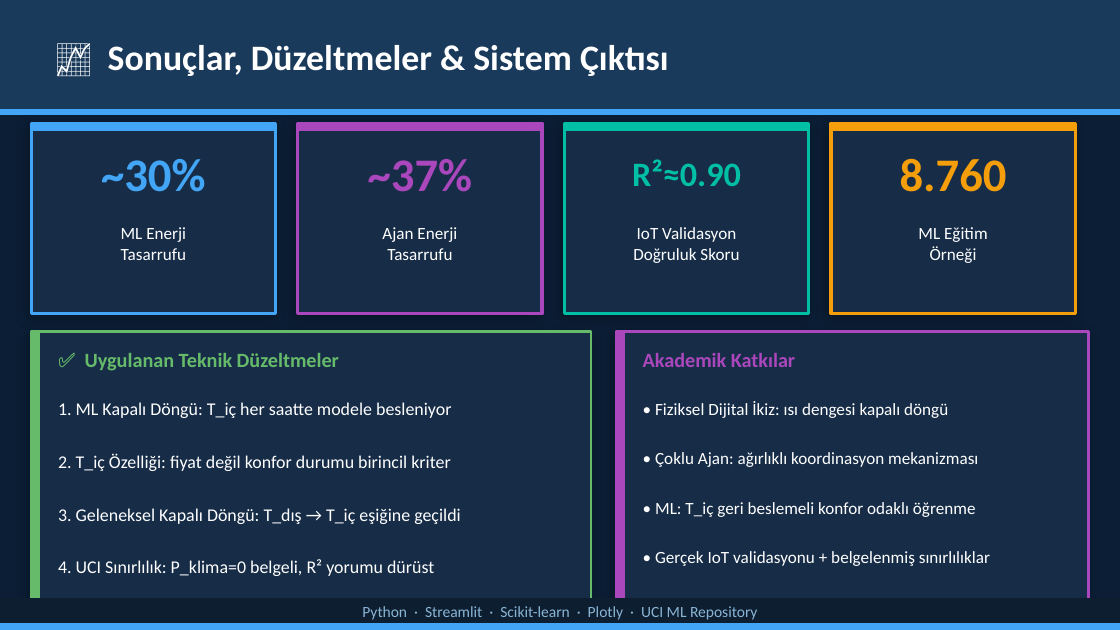
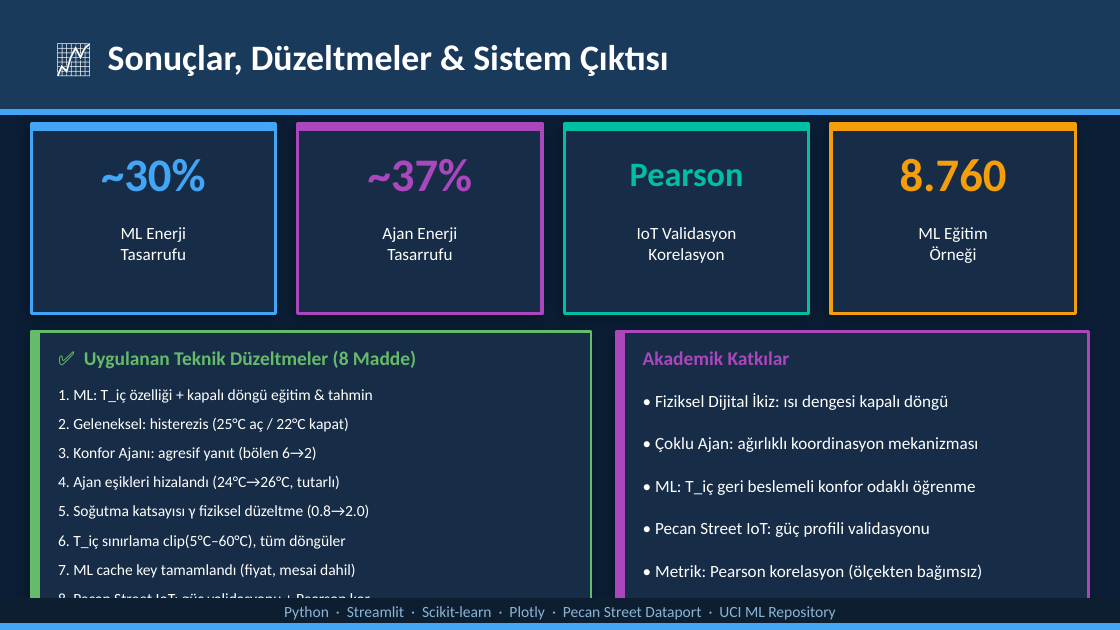
Before and after one commit to gunbaz/bina-enerji-dijital-ikizi, a slide deck: slide 4 of bina_enerji_dijital_ikiz_sunum.pptx. Drawn at 1120x630 pixels with LibreOffice and Linux fonts; fonts in the diff are those of the drawing. Boxes give left, top, right and bottom in pixels: in the first picture for what was removed or moved away, otherwise in the second. Text is boxed around its words. In the diff, an @@ line names an element or a change of style, - is before the commit and + after.

```diff
--- a/bina_enerji_dijital_ikiz_sunum.pptx
+++ b/bina_enerji_dijital_ikiz_sunum.pptx
@@ text at [630, 164, 744, 186]: text changed @@
-R²≈0.90
+Pearson
@@ text at [648, 248, 724, 263]: text changed @@
-Doğruluk Skoru
+Korelasyon
@@ text at [84, 351, 416, 368]: text changed; size 13 to 12.5 pt @@
-✅ Uygulanan Teknik Düzeltmeler
+✅ Uygulanan Teknik Düzeltmeler (8 Madde)
@@ text "Akademik Katkılar" at [643, 351, 790, 365]: size 13 to 12.5 pt @@
@@ text at [58, 389, 373, 403]: text changed; size 11.5 to 10 pt @@
-1. ML Kapalı Döngü: T_iç her saatte modele besleniyor
+1. ML: T_iç özelliği + kapalı döngü eğitim & tahmin
@@ text "• Fiziksel Dijital İkiz: ısı ...": place and size @@
-text "• Fiziksel Dijital İkiz: ısı ..." at [655, 401, 948, 418]
+text "• Fiziksel Dijital İkiz: ısı ..." at [655, 393, 948, 410]
@@ text at [58, 418, 349, 432]: text changed; size 11.5 to 10 pt @@
-2. T_iç Özelliği: fiyat değil konfor durumu birincil kriter
+2. Geleneksel: histerezis (25°C aç / 22°C kapat)
@@ text at [58, 447, 316, 461]: text changed; size 11.5 to 10 pt @@
-3. Geleneksel Kapalı Döngü: T_dış → T_iç eşiğine geçildi
+3. Konfor Ajanı: agresif yanıt (bölen 6→2)
@@ text "• Çoklu Ajan: ağırlıklı koordinasyon ...": place and size @@
-text "• Çoklu Ajan: ağırlıklı koordinasyon ..." at [655, 452, 978, 467]
+text "• Çoklu Ajan: ağırlıklı koordinasyon ..." at [655, 437, 978, 452]
@@ text at [58, 476, 340, 490]: text changed; size 11.5 to 10 pt @@
-4. UCI Sınırlılık: P_klima=0 belgeli, R² yorumu dürüst
+4. Ajan eşikleri hizalandı (24°C→26°C, tutarlı)
@@ text "• ML: T_iç geri beslemeli ...": place and size @@
-text "• ML: T_iç geri beslemeli ..." at [655, 502, 976, 517]
+text "• ML: T_iç geri beslemeli ..." at [655, 480, 976, 495]
@@ text added at [58, 505, 370, 519], 10 pt, text #FFFFFF @@
+5. Soğutma katsayısı γ fiziksel düzeltme (0.8→2.0)
@@ text added at [58, 535, 346, 549], 10 pt, text #FFFFFF @@
+6. T_iç sınırlama clip(5°C–60°C), tüm döngüler
@@ text at [655, 522, 930, 537]: text changed @@
-• Gerçek IoT validasyonu + belgelenmiş sınırlılıklar
+• Pecan Street IoT: güç profili validasyonu
@@ text added at [58, 564, 356, 578], 10 pt, text #FFFFFF @@
+7. ML cache key tamamlandı (fiyat, mesai dahil)
@@ text added at [655, 564, 983, 580], 11 pt, text #FFFFFF @@
+• Metrik: Pearson korelasyon (ölçekten bağımsız)
@@ text added at [58, 593, 372, 608], 10 pt, text #FFFFFF @@
+8. Pecan Street IoT: güç validasyonu + Pearson kor.
@@ text at [284, 606, 835, 620]: text changed @@
-Python · Streamlit · Scikit-learn · Plotly · UCI ML Repository
+Python · Streamlit · Scikit-learn · Plotly · Pecan Street Dataport · UCI ML Repository
@@ text removed at [649, 607, 754, 616] @@
-(MAE / RMSE / R² / P_klima=0 şeffaflığı)
@@ text added at [649, 606, 839, 620], 9 pt, text #8AB4D4 @@
+R² negatif → beklenen (farklı bina ölçeği)
```
Also in this commit, not shown: 2 other slides changed, 1 other file.
